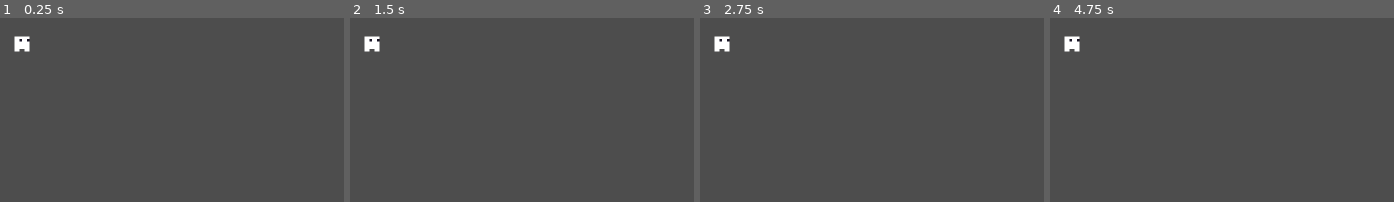
Above: before the commit, frames 1-4 (left to right).
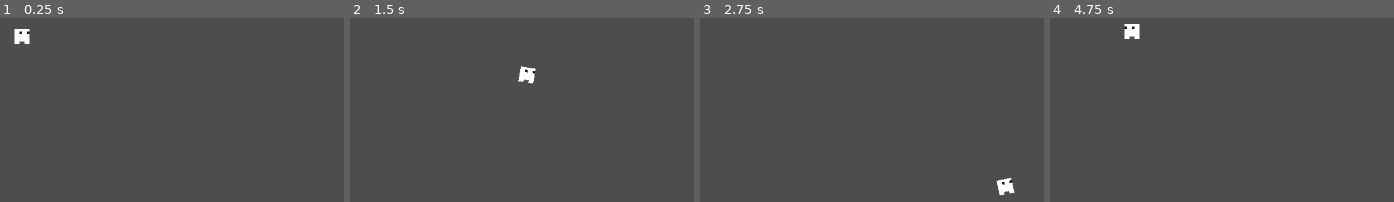
Above: after the commit, the same moments.

Repository: noahpete/arcade_manager
Game: Godot game, scene res://scenes/main/main.tscn
Same seed, same stepped clock (60 frames per second), same inputs: the game is played once before the commit and once after it.
Inputs:
- Up to frame 1 (0.25 s): no input
- Up to frame 2 (1.5 s): tap Enter at 0.5 s; hold D (right, bound only after the commit) 0.53-1.28 s; hold S (down, bound only after the commit) from 1.28 s (still down)
- Up to frame 3 (2.75 s): release S (down, bound only after the commit) at 2.03 s; hold D (right, bound only after the commit) from 2.03 s (still down)
- Up to frame 4 (4.75 s): release D (right, bound only after the commit) at 2.78 s; hold W (up, bound only after the commit) 2.78-3.53 s; hold A (left, bound only after the commit) from 3.53 s (still down)

The runs differ from the first frame. In frame 1, 0.4% of the frame differs, in the area x 4-9%, y 5-19%; in frame 2, 0.7%; in frame 3, 0.7%; in frame 4, 0.8%, in the area x 4-27%, y 3-19%.

Commit message:
Add Player movement and animation

Diff:
--- a/project.godot
+++ b/project.godot
@@ -24,6 +24,33 @@
 window/stretch/mode="canvas_items"
 window/stretch/aspect="expand"
 
+[editor_plugins]
+
+enabled=PackedStringArray("res://addons/gdscript_formatter/GDQuest_GDScript_formatter/plugin.cfg")
+
+[input]
+
+up={
+"deadzone": 0.2,
+"events": [Object(InputEventKey,"resource_local_to_scene":false,"resource_name":"","device":-1,"window_id":0,"alt_pressed":false,"shift_pressed":false,"ctrl_pressed":false,"meta_pressed":false,"pressed":false,"keycode":0,"physical_keycode":87,"key_label":0,"unicode":119,"location":0,"echo":false,"script":null)
+]
+}
+down={
+"deadzone": 0.2,
+"events": [Object(InputEventKey,"resource_local_to_scene":false,"resource_name":"","device":-1,"window_id":0,"alt_pressed":false,"shift_pressed":false,"ctrl_pressed":false,"meta_pressed":false,"pressed":false,"keycode":0,"physical_keycode":83,"key_label":0,"unicode":115,"location":0,"echo":false,"script":null)
+]
+}
+left={
+"deadzone": 0.2,
+"events": [Object(InputEventKey,"resource_local_to_scene":false,"resource_name":"","device":-1,"window_id":0,"alt_pressed":false,"shift_pressed":false,"ctrl_pressed":false,"meta_pressed":false,"pressed":false,"keycode":0,"physical_keycode":65,"key_label":0,"unicode":97,"location":0,"echo":false,"script":null)
+]
+}
+right={
+"deadzone": 0.2,
+"events": [Object(InputEventKey,"resource_local_to_scene":false,"resource_name":"","device":-1,"window_id":0,"alt_pressed":false,"shift_pressed":false,"ctrl_pressed":false,"meta_pressed":false,"pressed":false,"keycode":0,"physical_keycode":68,"key_label":0,"unicode":100,"location":0,"echo":false,"script":null)
+]
+}
+
 [physics]
 
 3d/physics_engine="Jolt Physics"
--- /dev/null
+++ b/scenes/player/player.gd
@@ -0,0 +1,30 @@
+class_name Player
+extends CharacterBody2D
+
+const MAX_MOVE_SPEED: float = 80.0
+const BLEND_SPEED: float = 8.0
+
+@onready var animation_tree: AnimationTree = $AnimationTree
+@onready var visuals: Node2D = $Visuals
+
+
+func _physics_process(delta: float) -> void:
+	var movement_vector: Vector2 = Input.get_vector("left", "right", "up", "down")
+
+	_update_visuals(delta, movement_vector)
+
+	velocity = movement_vector * MAX_MOVE_SPEED
+	move_and_slide()
+
+
+func _update_visuals(delta: float, movement_vector: Vector2) -> void:
+	var target_blend: float = 1.0 if movement_vector.length() > 0.0 else 0.0
+	var current_blend: float = animation_tree["parameters/movement/blend_position"]
+	animation_tree["parameters/movement/blend_position"] = move_toward(
+		current_blend,
+		target_blend,
+		BLEND_SPEED * delta,
+	)
+
+	if not movement_vector.is_zero_approx():
+		visuals.scale.x = 1 if movement_vector.x >= 0 else -1
--- a/scenes/player/player.tscn
+++ b/scenes/player/player.tscn
@@ -1,14 +1,112 @@
 [gd_scene format=3 uid="uid://ihcwaspapk3u"]
 
 [ext_resource type="Texture2D" uid="uid://dmyovymmxx8fp" path="res://guy.png" id="1_8afob"]
+[ext_resource type="Script" uid="uid://ctt03bh64ka1k" path="res://scenes/player/player.gd" id="1_dovo2"]
+
+[sub_resource type="Animation" id="Animation_dovo2"]
+length = 0.001
+tracks/0/type = "value"
+tracks/0/imported = false
+tracks/0/enabled = true
+tracks/0/path = NodePath("Visuals/Body:position")
+tracks/0/interp = 1
+tracks/0/loop_wrap = true
+tracks/0/keys = {
+"times": PackedFloat32Array(0),
+"transitions": PackedFloat32Array(1),
+"update": 0,
+"values": [Vector2(0, 0)]
+}
+tracks/1/type = "value"
+tracks/1/imported = false
+tracks/1/enabled = true
+tracks/1/path = NodePath("Visuals/Body:rotation")
+tracks/1/interp = 1
+tracks/1/loop_wrap = true
+tracks/1/keys = {
+"times": PackedFloat32Array(0),
+"transitions": PackedFloat32Array(1),
+"update": 0,
+"values": [0.0]
+}
+
+[sub_resource type="Animation" id="Animation_8afob"]
+resource_name = "walk"
+length = 0.27999999999999997
+loop_mode = 1
+step = 0.01
+tracks/0/type = "value"
+tracks/0/imported = false
+tracks/0/enabled = true
+tracks/0/path = NodePath("Visuals/Body:position")
+tracks/0/interp = 2
+tracks/0/loop_wrap = true
+tracks/0/keys = {
+"times": PackedFloat32Array(0, 0.08, 0.16, 0.24, 0.28),
+"transitions": PackedFloat32Array(1, 1, 1, 1, 1),
+"update": 0,
+"values": [Vector2(0, -2), Vector2(2, 0), Vector2(0, -2), Vector2(-2, 0), Vector2(0, -2)]
+}
+tracks/1/type = "value"
+tracks/1/imported = false
+tracks/1/enabled = true
+tracks/1/path = NodePath("Visuals/Body:rotation")
+tracks/1/interp = 2
+tracks/1/loop_wrap = true
+tracks/1/keys = {
+"times": PackedFloat32Array(0, 0.08, 0.16, 0.24, 0.28),
+"transitions": PackedFloat32Array(1, 1, 1, 1, 1),
+"update": 0,
+"values": [0.0, 0.20943952, 0.0, -0.20943952, 0.0]
+}
+
+[sub_resource type="AnimationLibrary" id="AnimationLibrary_dovo2"]
+_data = {
+&"RESET": SubResource("Animation_dovo2"),
+&"walk": SubResource("Animation_8afob")
+}
+
+[sub_resource type="AnimationNodeAnimation" id="AnimationNodeAnimation_dovo2"]
+animation = &"RESET"
+
+[sub_resource type="AnimationNodeAnimation" id="AnimationNodeAnimation_gmlin"]
+animation = &"walk"
+
+[sub_resource type="AnimationNodeBlendSpace1D" id="AnimationNodeBlendSpace1D_lvxji"]
+blend_point_0/node = SubResource("AnimationNodeAnimation_dovo2")
+blend_point_0/pos = 0.0
+blend_point_0/name = &"RESET"
+blend_point_1/node = SubResource("AnimationNodeAnimation_gmlin")
+blend_point_1/pos = 1.0
+blend_point_1/name = &"walk"
+
+[sub_resource type="AnimationNodeBlendTree" id="AnimationNodeBlendTree_dovo2"]
+graph_offset = Vector2(-436.48032, 1.2800294)
+nodes/movement/node = SubResource("AnimationNodeBlendSpace1D_lvxji")
+nodes/movement/position = Vector2(40, 120)
+node_connections = [&"output", 0, &"movement"]
 
 [sub_resource type="RectangleShape2D" id="RectangleShape2D_dovo2"]
 size = Vector2(6, 6)
 
 [node name="Player" type="CharacterBody2D" unique_id=946345545]
+script = ExtResource("1_dovo2")
 
-[node name="Sprite2D" type="Sprite2D" parent="." unique_id=952165551]
+[node name="AnimationPlayer" type="AnimationPlayer" parent="." unique_id=1289503087]
+libraries/ = SubResource("AnimationLibrary_dovo2")
+
+[node name="AnimationTree" type="AnimationTree" parent="." unique_id=1750059887]
+tree_root = SubResource("AnimationNodeBlendTree_dovo2")
+anim_player = NodePath("../AnimationPlayer")
+parameters/movement/blend_position = 0.0
+
+[node name="Visuals" type="Node2D" parent="." unique_id=2008025311]
+
+[node name="Body" type="Sprite2D" parent="Visuals" unique_id=952165551]
 texture = ExtResource("1_8afob")
+centered = false
+offset = Vector2(-3, -6)
 
 [node name="CollisionShape2D" type="CollisionShape2D" parent="." unique_id=436075149]
+position = Vector2(0, -3)
 shape = SubResource("RectangleShape2D_dovo2")
Not shown, added: scenes/player/player.gd.uid
